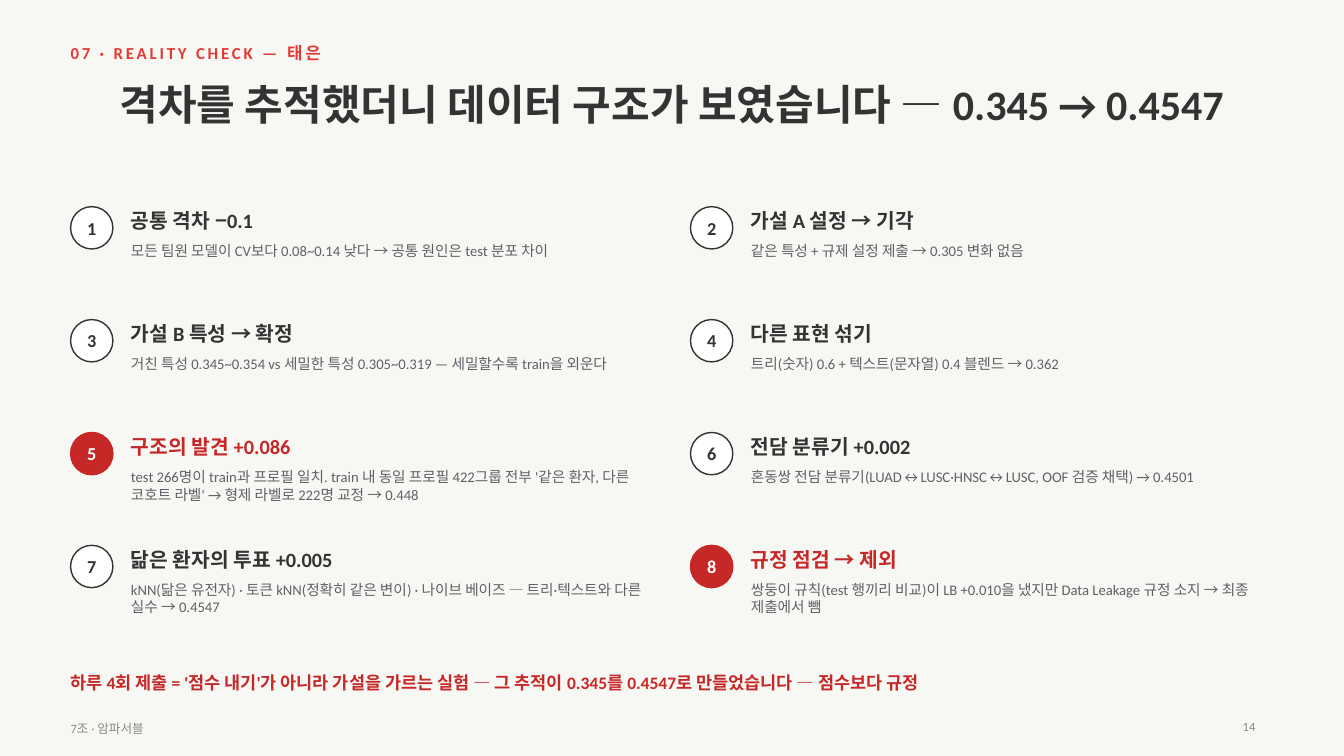
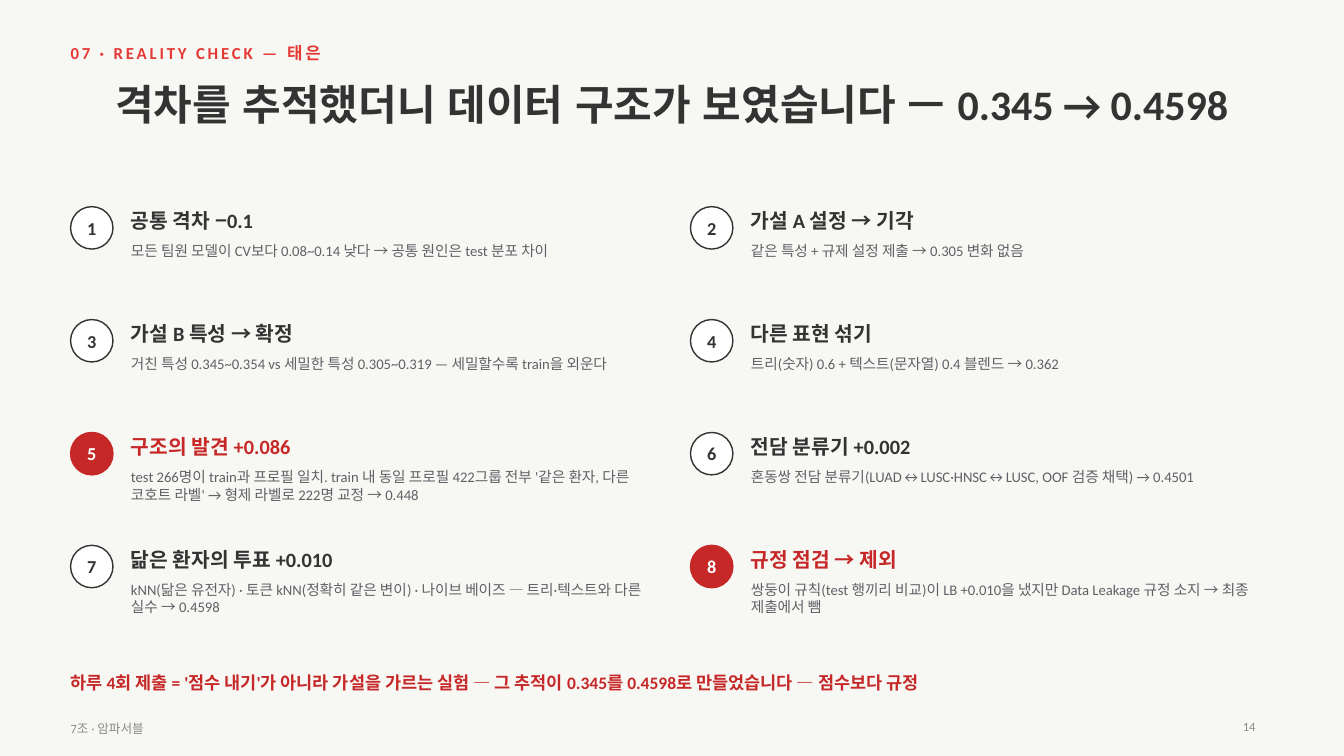
Before and after one commit to ten-infosec/dacon-cancer-subtype-oz-team7, a slide deck: slide 14 of docs/slides/team7_ampossible_slides.pptx. Drawn at 1344x756 pixels with LibreOffice and Linux fonts; fonts in the diff are those of the drawing. Boxes give left, top, right and bottom in pixels: in the first picture for what was removed or moved away, otherwise in the second. Text is boxed around its words. In the diff, an @@ line names an element or a change of style, - is before the commit and + after.

```diff
--- a/docs/slides/team7_ampossible_slides.pptx
+++ b/docs/slides/team7_ampossible_slides.pptx
@@ title at box(115, 84, 1228, 124): text changed @@
-격차를 추적했더니 데이터 구조가 보였습니다 — 0.345 → 0.4547
+격차를 추적했더니 데이터 구조가 보였습니다 — 0.345 → 0.4598
@@ text at box(131, 550, 333, 569): text changed @@
-닮은 환자의 투표 +0.005
+닮은 환자의 투표 +0.010
@@ text at box(131, 583, 641, 613): text changed @@
-kNN(닮은 유전자) · 토큰 kNN(정확히 같은 변이) · 나이브 베이즈 — 트리·텍스트와 다른 실수 → 0.4547
+kNN(닮은 유전자) · 토큰 kNN(정확히 같은 변이) · 나이브 베이즈 — 트리·텍스트와 다른 실수 → 0.4598
@@ text at box(71, 674, 918, 691): text changed @@
-하루 4회 제출 = '점수 내기'가 아니라 가설을 가르는 실험 — 그 추적이 0.345를 0.4547로 만들었습니다 — 점수보다 규정
+하루 4회 제출 = '점수 내기'가 아니라 가설을 가르는 실험 — 그 추적이 0.345를 0.4598로 만들었습니다 — 점수보다 규정
```
Also in this commit, not shown: 17 other slides changed, 4 other files.
